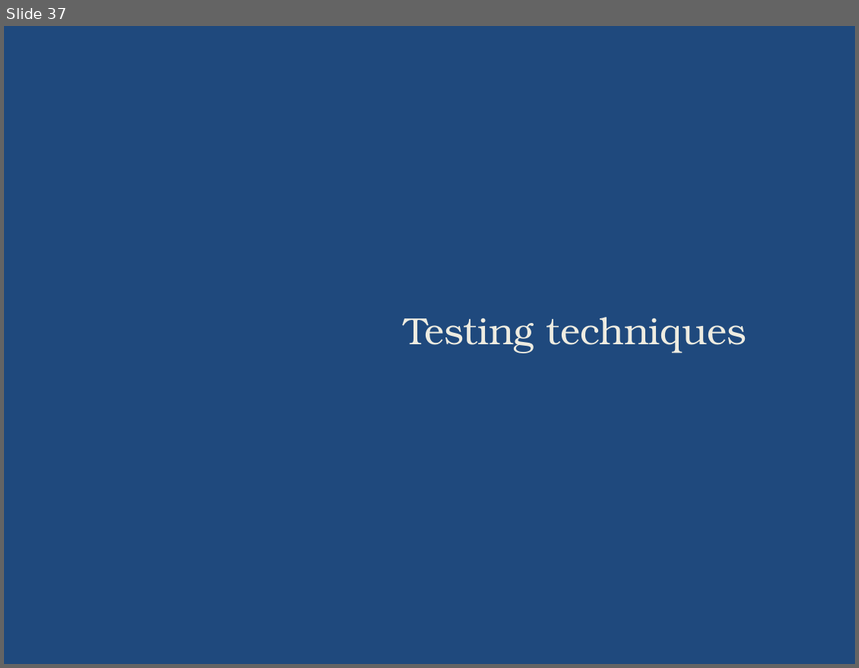
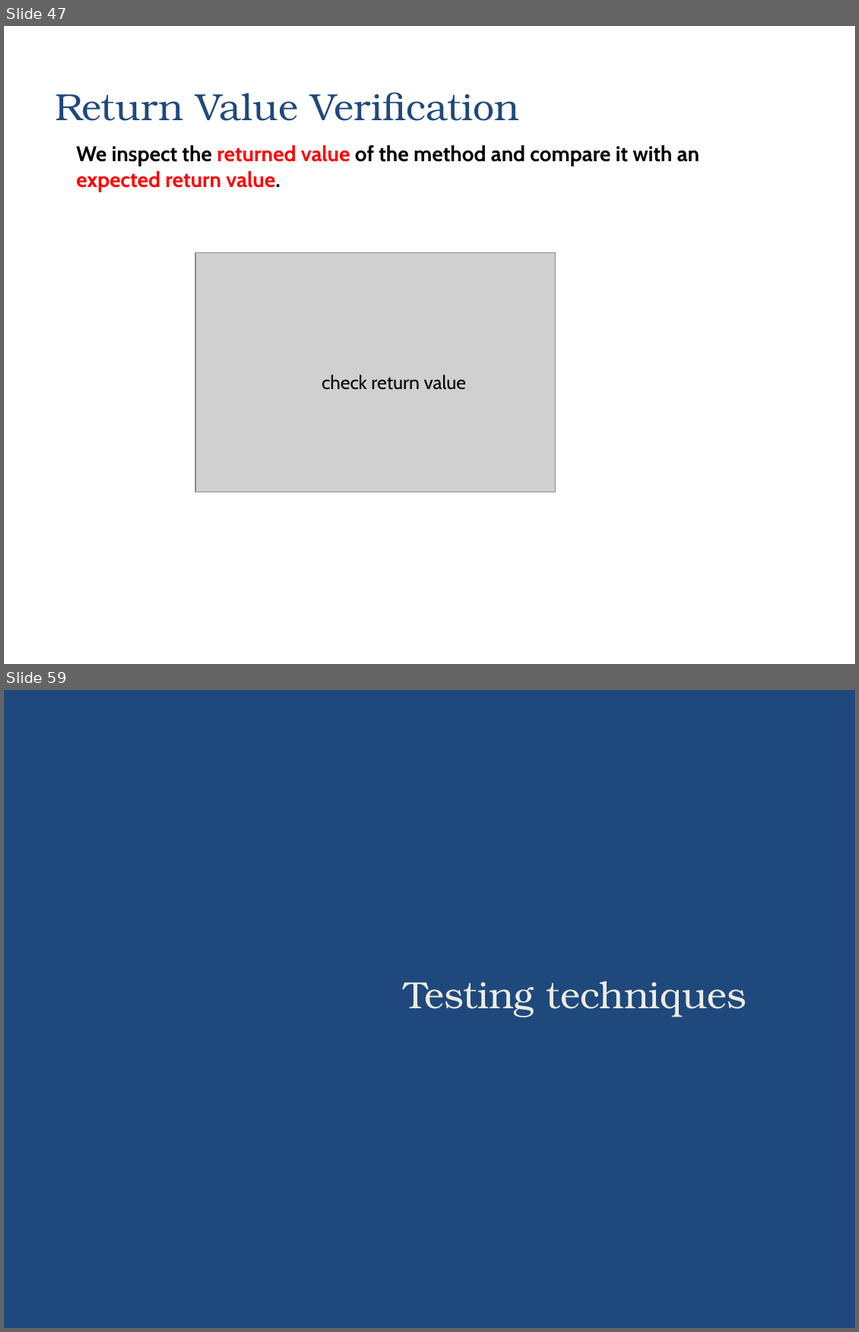
Before and after one commit to zarras/myy803-slides, a slide deck: 6-SoftEng-Testing.ppt. Shown one above the other, each under a label of ours: slide 37 before the commit, slides 47 and 59 after it; the slides between them are not shown. The pictures are 859x668 and 859x1332 pixels, drawn with LibreOffice and Linux fonts; fonts in the diff are those of the drawing; grey boxes stand for pictures. Boxes give left, top, right and bottom in pixels: in the first picture for what was removed or moved away, otherwise in the second. Text is boxed around its words. In the diff, an @@ line names an element or a change of style, - is before the commit and + after.

```diff
--- a/6-SoftEng-Testing.ppt
+++ b/6-SoftEng-Testing.ppt
@@ slide 47 added at (4, 26, 855, 664), background #FFFFFF @@
@@ title added at (55, 92, 520, 121), 32 pt, text #1F497D @@
+Return Value Verification
@@ text added at (76, 145, 699, 192), 18 pt, text #000000, bold @@
+We inspect the returned value of the method and compare it with an expected return value.
@@ picture added at (196, 253, 556, 493) @@
@@ text added at (322, 375, 467, 390), 16 pt, text #000000 @@
+check return value
@@ what was slide 37 is now slide 59 @@
```
Also in this commit, not shown: 2 slides changed, 41 other slides added, 20 slides removed, 1 other file.
